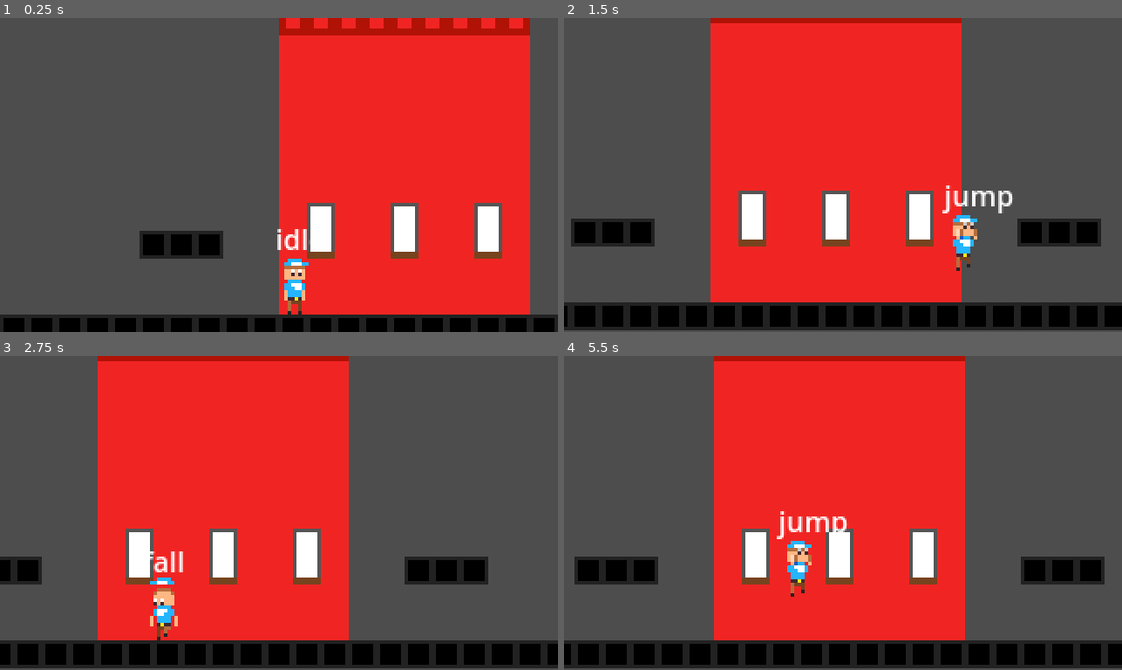
Above: before the commit, frames 1-4 (two rows, left to right).
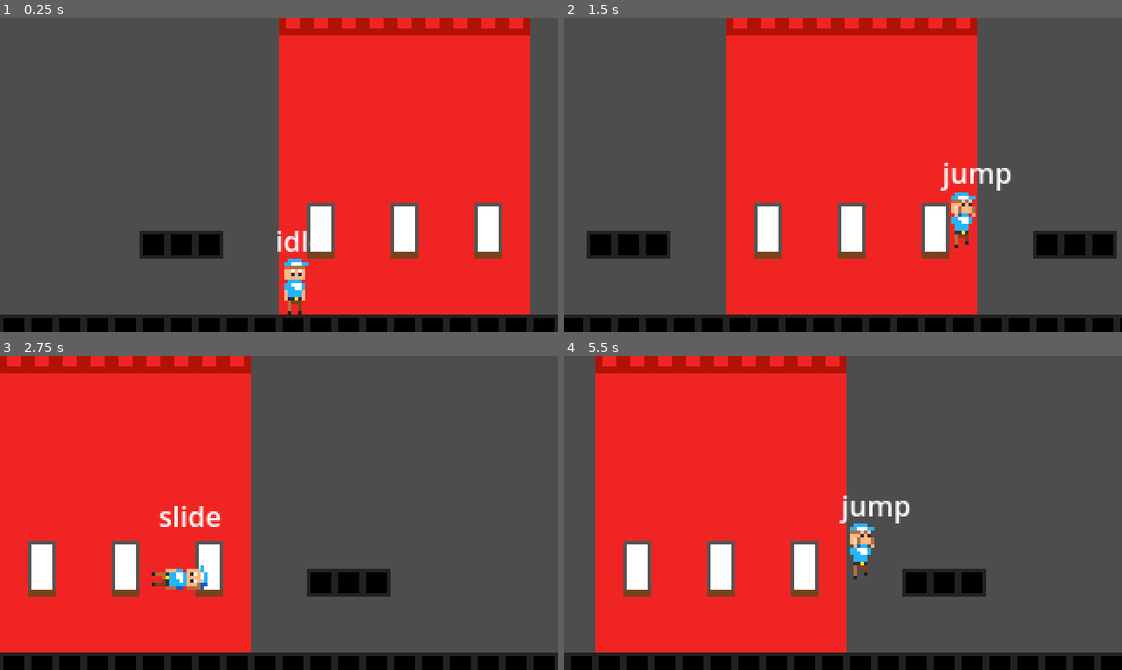
Above: after the commit, the same moments.

Repository: SpicyTime/Post-Haste
Game: Godot game, scene res://Game/game.tscn
Two runs of this game, one before a commit and one after it. Both use one fixed random seed, a clock stepped at 60 frames per second and the inputs below.
Inputs:
- Up to frame 1 (0.25 s): no input
- Up to frame 2 (1.5 s): tap Enter at 0.5 s; hold S (crouch) 0.53-1.28 s; hold D (move_right) from 0.53 s (still down); tap W (jump) at 0.77, 0.8, 1.07, 1.35 s
- Up to frame 3 (2.75 s): tap W (jump) at 1.52, 1.82, 2.3 s; tap S (crouch) at 1.55 s; release D (move_right) at 2.03 s; hold A (move_left) from 2.03 s (still down); hold S (crouch) from 2.03 s (still down)
- Up to frame 4 (5.5 s): release A (move_left) at 2.78 s; release S (crouch) at 2.78 s; hold D (move_right) 2.78-4.28 s; tap S (crouch) at 2.85, 4.35 s; tap W (jump) at 3.02, 3.32, 3.6, 3.77, 4.07, 4.52, 4.82, 5.3 s; hold A (move_left) 4.28-5.03 s; hold D (move_right) from 5.03 s (still down); hold S (crouch) from 5.03 s (still down)

The runs differ from the first frame. In frame 1, 0.1% of the frame differs, in the area x 49-55%, y 67-75%; in frame 2, 23%; in frame 3, 46%; in frame 4, 52%, in the area x 0-100%, y 0-100%.

Commit message:
Removed Hang and Ledge Hang and refactored the swapping collision logic

Diff:
--- a/StateMachine/States/crouch.gd
+++ b/StateMachine/States/crouch.gd
@@ -3,6 +3,8 @@
 func can_enter() -> bool:
 	var prev_state_name = state_machine.get_state_name(state_machine.prev_state)
 	return player.is_on_floor() and (player.is_crouching or player.is_touching_ceiling())
-
+func enter() -> void:
+	print("Entered Crouch")
 func update(delta: float) -> void:
 	player.apply_horizontal_movement(delta)
+	player.is_crouching = true
--- a/StateMachine/States/idle.gd
+++ b/StateMachine/States/idle.gd
@@ -3,6 +3,7 @@
 func can_enter() -> bool:
 	return player.is_on_floor() and not player.is_sliding and  (
 		player.input_vector.x == 0 and not player.is_crouching ) and not player.is_touching_ceiling()
-
+func enter() -> void:
+	print("entered idle")
 func update(delta: float) -> void:
 	player.velocity.x = move_toward(player.velocity.x, 0 , player.FRICTION * delta )
--- a/StateMachine/States/jump.gd
+++ b/StateMachine/States/jump.gd
@@ -1,6 +1,6 @@
 extends "res://StateMachine/state.gd"
 func can_enter() -> bool:
-	return player.velocity.y < 0 or player.jump_pressed
+	return (player.velocity.y < 0 or player.jump_pressed ) and not player.is_touching_ceiling()
 
 func update(delta: float) -> void:
 	player.apply_horizontal_movement(delta)
--- a/StateMachine/state_machine.gd
+++ b/StateMachine/state_machine.gd
@@ -46,7 +46,8 @@
 func _ready() -> void:
 	init_states()
 	init_textures()
-	state_priority = ["idle", "slide", "crouch", "run", "wall_slide", "ledge_hang", "hang", "jump", "fall"]
+
+	state_priority = ["idle", "slide", "crouch", "run", "wall_slide", "jump", "fall"]
 	change_state("idle")
 
 func change_state(state_name: String) -> void:
@@ -70,15 +71,17 @@
 			change_state(state_name)
 			break
 
+	if prev_texture != state_textures[current_state] and prev_texture != null:
+		print(get_state_name(prev_state), current_state_name)
+		player.sprite_2d.texture = state_textures[current_state]
+		prev_texture = player.sprite_2d.texture  # <- moved down
+		player.disable_colliders()
+		if current_state_name == "slide" and get_state_name(prev_state) != "slide":
+			player.get_child(2).disabled = false
+
+		elif current_state_name == "crouch" and get_state_name(prev_state) != "crouch":
+			player.get_child(3).disabled = false
+			print("Crouching_Down")
+		else:
+			player.get_child(1).disabled = false
 	current_state.update(delta)
-	if prev_texture != state_textures.get(current_state) and prev_texture != null:
-		player.sprite_2d.texture = state_textures.get(current_state)
-		player.disable_colliders()
-		if current_state_name == "slide":
-			player.find_child("SlideCollider").disabled = false
-			player.global_position.y += 8
-		elif current_state_name == "crouch":
-			player.find_child("CrouchCollider").disabled = false
-			player.global_position.y += 10
-		else:
-			player.find_child("RegCollider").disabled = false
--- a/StateMachine/state_machine.tscn
+++ b/StateMachine/state_machine.tscn
@@ -6,10 +6,8 @@
 [ext_resource type="Script" uid="uid://c3yfwh00bl71w" path="res://StateMachine/States/crouch.gd" id="4_h5dhc"]
 [ext_resource type="Script" uid="uid://dhptl5ky3dqjr" path="res://StateMachine/States/slide.gd" id="5_un2jp"]
 [ext_resource type="Script" uid="uid://y6b602wgb5k3" path="res://StateMachine/States/wall_slide.gd" id="6_krt0f"]
-[ext_resource type="Script" uid="uid://bves0vlowdgii" path="res://StateMachine/States/hang.gd" id="7_klees"]
 [ext_resource type="Script" uid="uid://bpkyjy2y4q1ye" path="res://StateMachine/States/jump.gd" id="8_4iomq"]
 [ext_resource type="Script" uid="uid://catu6elp52riv" path="res://StateMachine/States/fall.gd" id="9_7ishc"]
-[ext_resource type="Script" uid="uid://bmnb8gu8ftp28" path="res://StateMachine/States/ledge_hang.gd" id="10_7ishc"]
 
 [node name="StateMachine" type="Node"]
 script = ExtResource("1_jm0mb")
@@ -29,14 +27,8 @@
 [node name="WallSlide" type="Node" parent="."]
 script = ExtResource("6_krt0f")
 
-[node name="Hang" type="Node" parent="."]
-script = ExtResource("7_klees")
-
 [node name="Jump" type="Node" parent="."]
 script = ExtResource("8_4iomq")
 
 [node name="Fall" type="Node" parent="."]
 script = ExtResource("9_7ishc")
-
-[node name="LedgeHang" type="Node" parent="."]
-script = ExtResource("10_7ishc")
--- a/player.gd
+++ b/player.gd
@@ -11,6 +11,7 @@
 @onready var coyote_timer: Timer = $CoyoteTimer
 @onready var hang_cooldown: Timer = $HangCooldown
 
+
 @export var coyote_time_buffer: float = 0.2
 
 const GRAVITY: int = 1200
@@ -18,7 +19,7 @@
 const MAX_CROUCH_SPEED: int = 125
 const ACCEL: int = 1000
 const SLIDE_FORCE: int = 225
-const JUMP_FORCE: int = 325
+const JUMP_FORCE: int = 350
 const SLIDE_JUMP_BOOST: int = 30
 const FRICTION: int = 1400
 const SLIDE_FRICTION: int = 300
@@ -52,8 +53,8 @@
 	var left: bool = not climb_check_left.is_colliding() and _is_on_left_wall() and facing_direction == -1
 	var right: bool = not climb_check_right.is_colliding() and _is_on_right_wall() and facing_direction == 1
 	return left or right
+
 func should_cancel_hang() -> bool:
-
 	return crouch_pressed or input_vector.x != 0
 
 func is_touching_wall_only() -> bool:
@@ -127,16 +128,16 @@
 	slide_pressed = _should_perform_slide()
 	jump_pressed = Input.is_action_just_pressed("jump")
 
-	if jump_pressed and (is_on_floor()  or can_coyote):
+	if jump_pressed and (is_on_floor()  or can_coyote) and not is_touching_ceiling():
 		if state_machine.get_state_name(state_machine.prev_state) == "slide":
 			is_sliding = false
 			velocity.y = -JUMP_FORCE + -SLIDE_JUMP_BOOST
 		else:
 			velocity.y = -JUMP_FORCE
 
-	if jump_pressed and state_machine.get_state_name() == "hang":
-		var facing_direction: int = get_facing_direction()
-		global_position += Vector2(16 * facing_direction, -24)
+	#if jump_pressed and state_machine.get_state_name() == "hang":
+		#var facing_direction: int = get_facing_direction()
+		#global_position += Vector2(16 * facing_direction, -24)
 
 	if slide_pressed and is_on_floor() and not is_sliding:
 		velocity.x += input_vector.x * SLIDE_FORCE
@@ -147,6 +148,7 @@
 	if is_sliding and ((input_vector.x < 0 and velocity.x > 0) or (input_vector.x > 0 and velocity.x < 0)):
 		is_sliding = false
 		velocity.x /= 1.5
+
 	elif is_touching_wall_only():
 		if jump_pressed and (state_machine.current_state_name == "wall_slide" or time_since_wall_jump <= jump_chain_time):
 			_perform_wall_jump()
--- a/player.tscn
+++ b/player.tscn
@@ -1,12 +1,12 @@
 [gd_scene load_steps=7 format=3 uid="uid://bika4472fwiup"]
 
 [ext_resource type="Script" uid="uid://ysdyd1te136g" path="res://player.gd" id="1_onrkg"]
-[ext_resource type="Texture2D" uid="uid://csfaoapo1gosx" path="res://Assets/Sprites/Player/Hang.png" id="2_i3pqv"]
+[ext_resource type="Texture2D" uid="uid://bv60p06xpm8u" path="res://Assets/Sprites/Player/Idle.png" id="2_i3pqv"]
 [ext_resource type="PackedScene" uid="uid://blrqyccncs87y" path="res://StateMachine/state_machine.tscn" id="3_i3pqv"]
 
-[sub_resource type="CapsuleShape2D" id="CapsuleShape2D_onrkg"]
-radius = 7.0
-height = 28.0
+[sub_resource type="CapsuleShape2D" id="CapsuleShape2D_sweqy"]
+radius = 6.0
+height = 26.0
 
 [sub_resource type="CapsuleShape2D" id="CapsuleShape2D_i3pqv"]
 radius = 6.0
@@ -21,23 +21,22 @@
 script = ExtResource("1_onrkg")
 
 [node name="Sprite2D" type="Sprite2D" parent="."]
+position = Vector2(0, -0.5)
 texture = ExtResource("2_i3pqv")
 
 [node name="RegCollider" type="CollisionShape2D" parent="."]
-visible = false
-position = Vector2(0, 2)
-shape = SubResource("CapsuleShape2D_onrkg")
+position = Vector2(-1, 2)
+shape = SubResource("CapsuleShape2D_sweqy")
 
 [node name="SlideCollider" type="CollisionShape2D" parent="."]
-visible = false
-position = Vector2(2, 1)
+position = Vector2(0, 9)
 rotation = 1.5708
 shape = SubResource("CapsuleShape2D_i3pqv")
 disabled = true
 
 [node name="CrouchCollider" type="CollisionShape2D" parent="."]
 z_index = 2
-position = Vector2(-1, 5)
+position = Vector2(-1, 8)
 shape = SubResource("CapsuleShape2D_hqtel")
 disabled = true
 
@@ -57,23 +56,29 @@
 [node name="RayChecks" type="Node2D" parent="."]
 
 [node name="ClimbCheckRight" type="RayCast2D" parent="RayChecks"]
+visible = false
 position = Vector2(0, -9)
+enabled = false
 target_position = Vector2(14, 0)
 
 [node name="ClimbCheckLeft" type="RayCast2D" parent="RayChecks"]
+visible = false
 position = Vector2(0, -9)
 target_position = Vector2(-14, 0)
 
 [node name="RightWallCheck" type="RayCast2D" parent="RayChecks"]
+visible = false
 position = Vector2(0, -2)
 target_position = Vector2(12, 0)
 
 [node name="LeftWallCheck" type="RayCast2D" parent="RayChecks"]
+visible = false
 position = Vector2(0, -2)
 target_position = Vector2(-12, 0)
 
 [node name="CeilingCheck" type="RayCast2D" parent="RayChecks"]
-position = Vector2(-1, 4)
+visible = false
+position = Vector2(0, 4)
 target_position = Vector2(0, -15)
 
 [node name="StateMachine" parent="." node_paths=PackedStringArray("player") instance=ExtResource("3_i3pqv")]
Binary file changed: Assets/Sprites/Player/Crouch.png
Binary file changed: Assets/Sprites/Player/Slide.png
Not shown: 1 places in StateMachine/state_machine.tscn that only renumber resources
